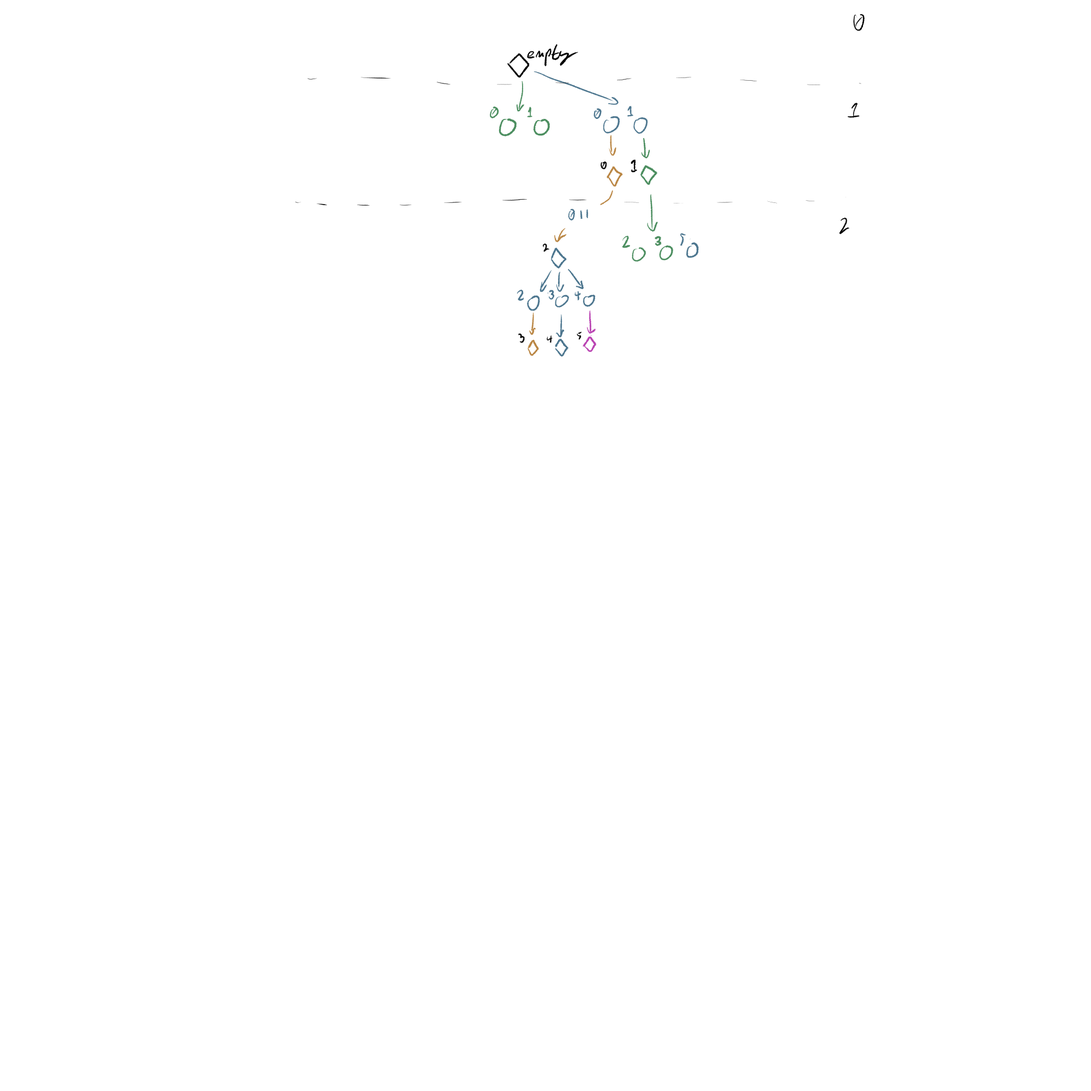
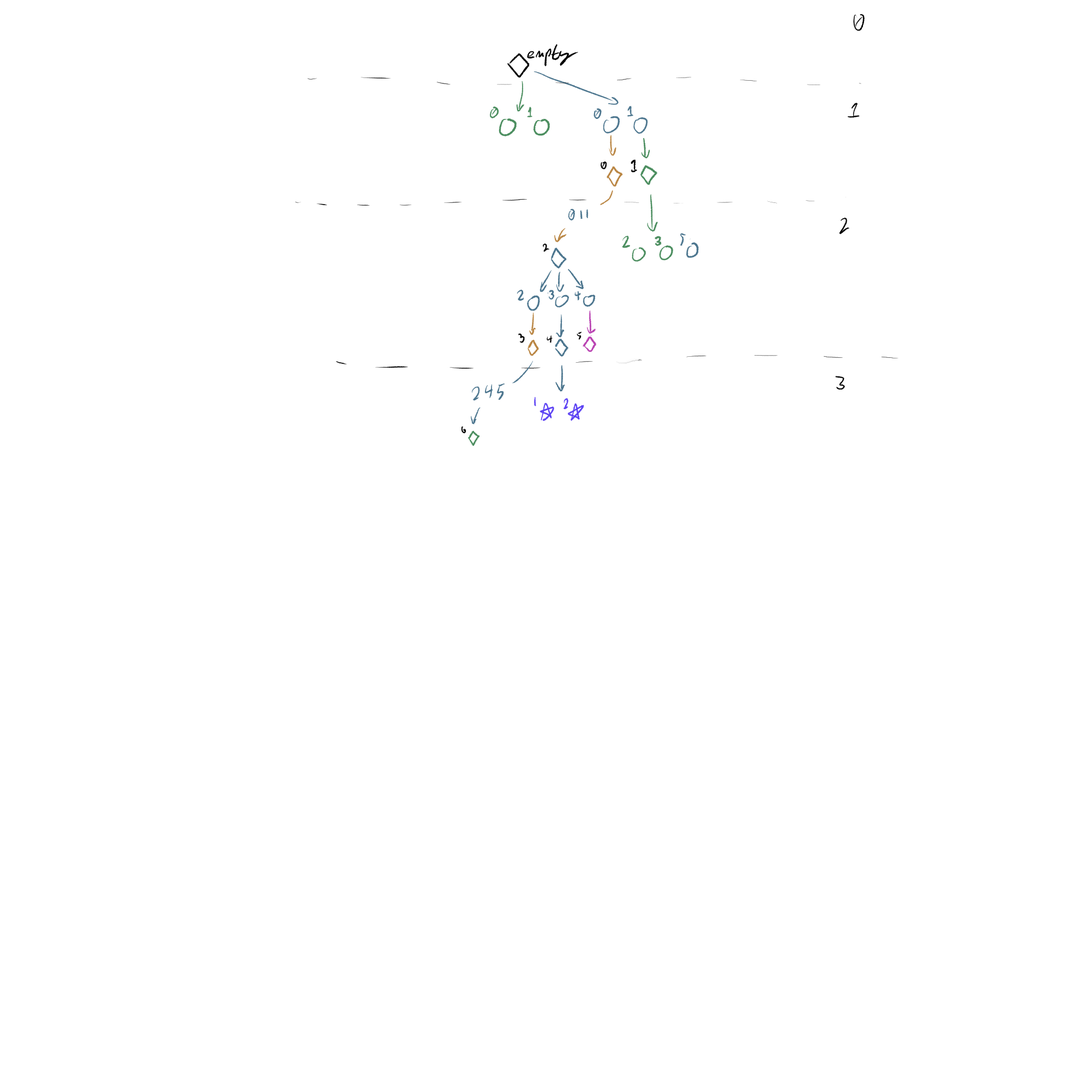
Layers edited between the first and the second 1091 × 1091 image:
painted on "Paint Layer 1" over [336, 354, 899, 447]
